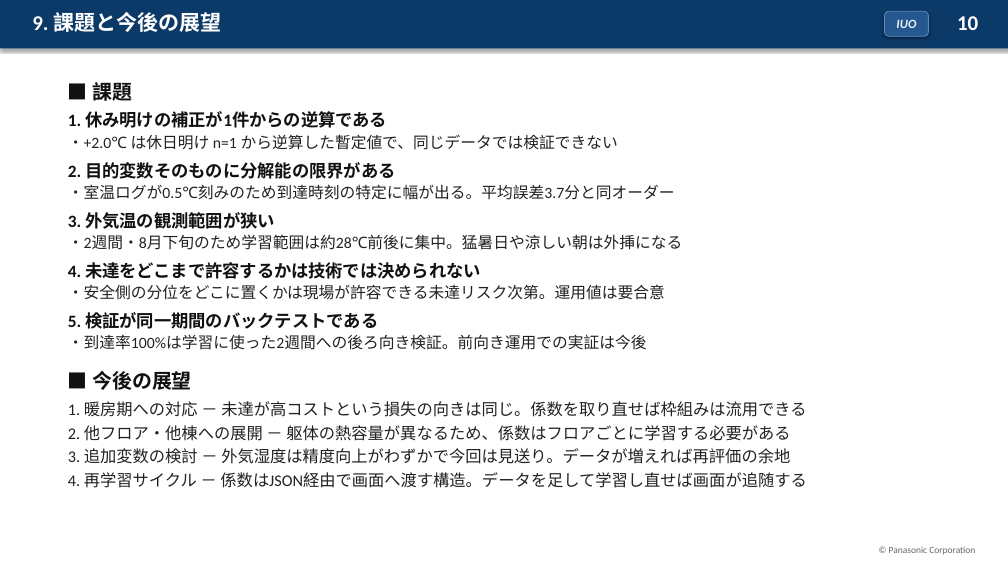
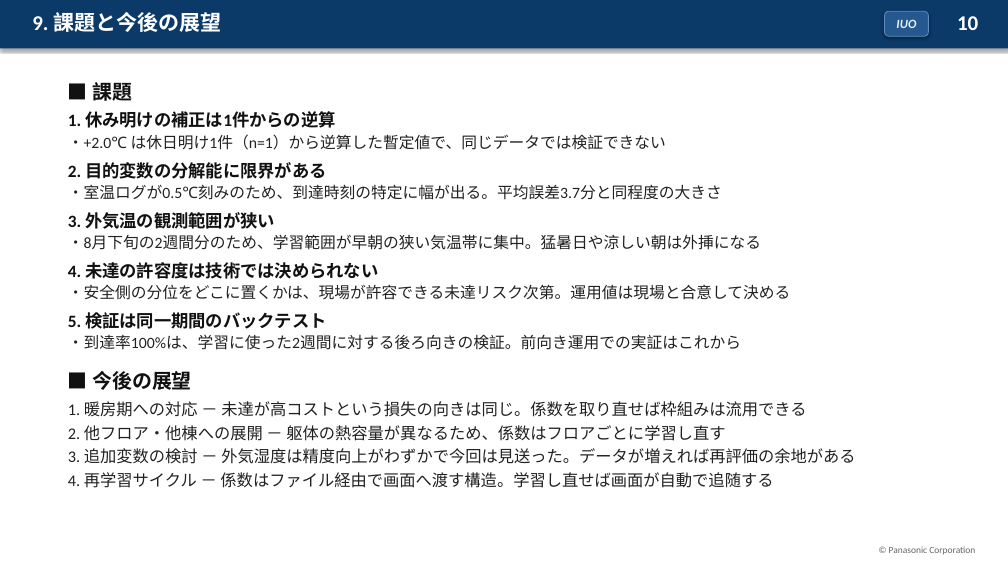
Before and after one commit to koshikai/koshikai, a slide deck: slide 10 of public/slides/hvac-precooling-slides.pptx. Drawn at 1008x567 pixels with LibreOffice and Linux fonts; fonts in the diff are those of the drawing. Boxes give left, top, right and bottom in pixels: in the first picture for what was removed or moved away, otherwise in the second. Text is boxed around its words. In the diff, an @@ line names an element or a change of style, - is before the commit and + after.

```diff
--- a/public/slides/hvac-precooling-slides.pptx
+++ b/public/slides/hvac-precooling-slides.pptx
@@ text at <box>68,111,722,200</box>: text changed @@
-1. 休み明けの補正が1件からの逆算である
-・+2.0℃ は休日明け n=1 から逆算した暫定値で、同じデータでは検証できない
-2. 目的変数そのものに分解能の限界がある
-・室温ログが0.5℃刻みのため到達時刻の特定に幅が出る。平均誤差3.7分と同オーダー
+1. 休み明けの補正は1件からの逆算
+・+2.0℃ は休日明け1件（n=1）から逆算した暫定値で、同じデータでは検証できない
+2. 目的変数の分解能に限界がある
+・室温ログが0.5℃刻みのため、到達時刻の特定に幅が出る。平均誤差3.7分と同程度の大きさ
@@ text at <box>68,234,790,350</box>: text changed @@
-・2週間・8月下旬のため学習範囲は約28℃前後に集中。猛暑日や涼しい朝は外挿になる
-4. 未達をどこまで許容するかは技術では決められない
-・安全側の分位をどこに置くかは現場が許容できる未達リスク次第。運用値は要合意
-5. 検証が同一期間のバックテストである
-・到達率100%は学習に使った2週間への後ろ向き検証。前向き運用での実証は今後
+・8月下旬の2週間分のため、学習範囲が早朝の狭い気温帯に集中。猛暑日や涼しい朝は外挿になる
+4. 未達の許容度は技術では決められない
+・安全側の分位をどこに置くかは、現場が許容できる未達リスク次第。運用値は現場と合意して決める
+5. 検証は同一期間のバックテスト
+・到達率100%は、学習に使った2週間に対する後ろ向きの検証。前向き運用での実証はこれから
@@ text at <box>68,425,855,488</box>: text changed @@
-2. 他フロア・他棟への展開 － 躯体の熱容量が異なるため、係数はフロアごとに学習する必要がある
-3. 追加変数の検討 － 外気湿度は精度向上がわずかで今回は見送り。データが増えれば再評価の余地
-4. 再学習サイクル － 係数はJSON経由で画面へ渡す構造。データを足して学習し直せば画面が追随する
+2. 他フロア・他棟への展開 － 躯体の熱容量が異なるため、係数はフロアごとに学習し直す
+3. 追加変数の検討 － 外気湿度は精度向上がわずかで今回は見送った。データが増えれば再評価の余地がある
+4. 再学習サイクル － 係数はファイル経由で画面へ渡す構造。学習し直せば画面が自動で追随する
```
Also in this commit, not shown: 2 other slides changed, 2 other files.
